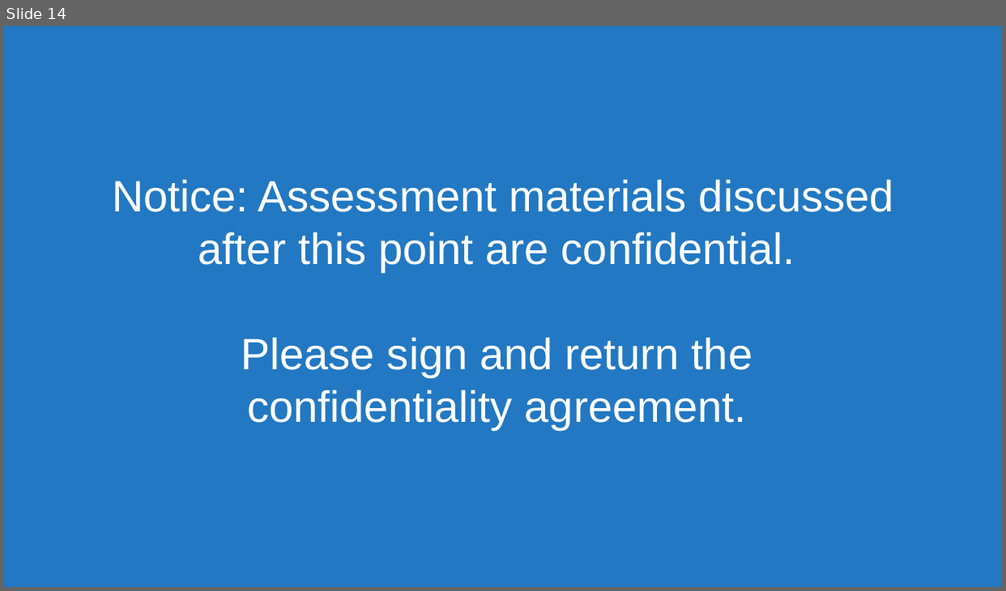
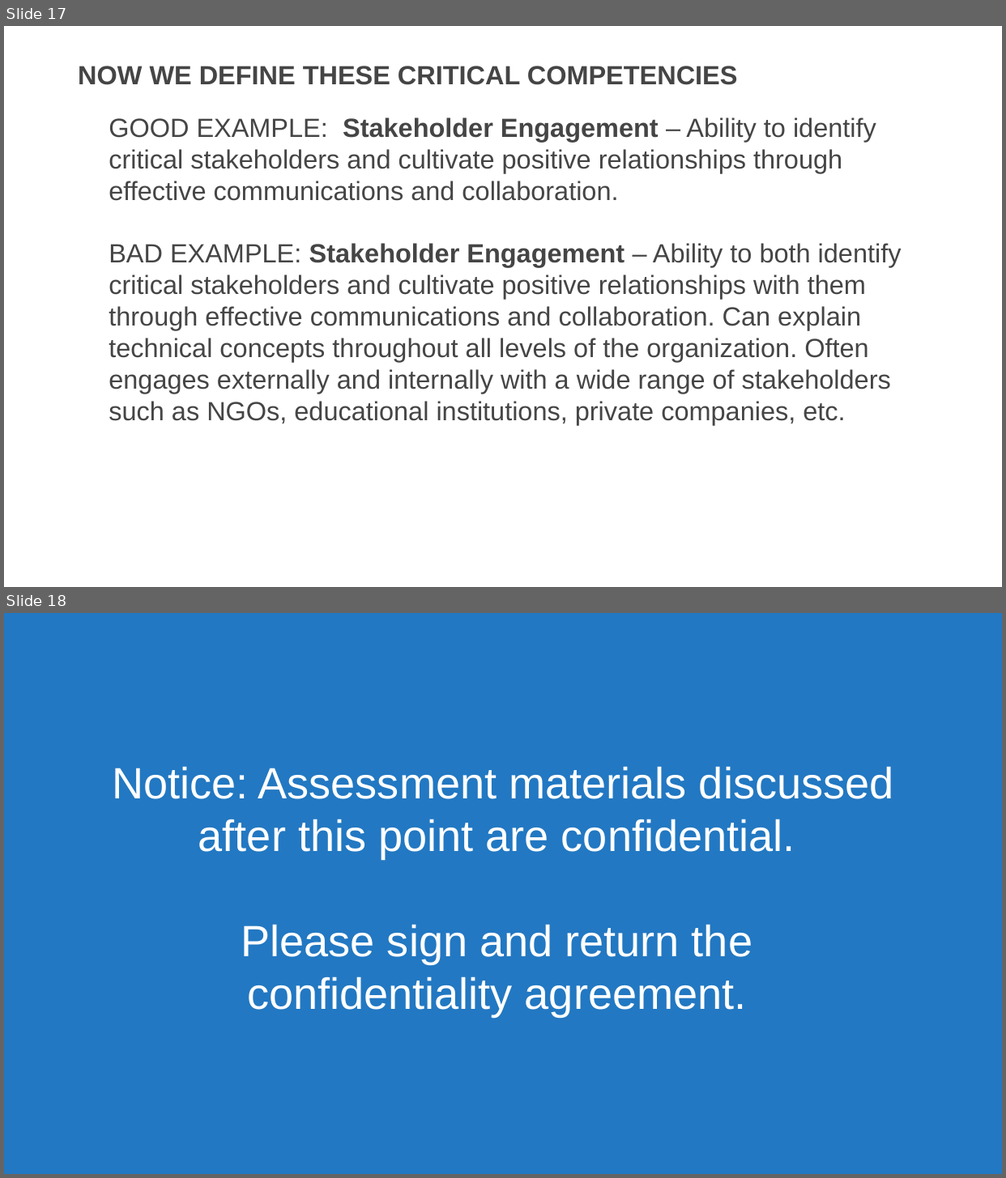
Before and after one commit to usds/SME-QA-Website, a slide deck: toolkit/job-analysis/job-analysis-presentation.pptx. Shown one above the other, each under a label of ours: slide 14 before the commit, slides 17 and 18 after it. The pictures are 1006x591 and 1006x1178 pixels, drawn with LibreOffice and Linux fonts; fonts in the diff are those of the drawing. Boxes give left, top, right and bottom in pixels: in the first picture for what was removed or moved away, otherwise in the second. Text is boxed around its words. In the diff, an @@ line names an element or a change of style, - is before the commit and + after.

```diff
--- a/toolkit/job-analysis/job-analysis-presentation.pptx
+++ b/toolkit/job-analysis/job-analysis-presentation.pptx
@@ slide 17 added at <box>4,26,1002,587</box>, background #FFFFFF @@
@@ title added at <box>78,66,738,85</box>, 36 pt, text #454545, bold @@
+NOW WE DEFINE THESE CRITICAL COMPETENCIES
@@ text added at <box>108,118,901,425</box>, 36 pt, text #454545 @@
+  GOOD EXAMPLE: Stakeholder Engagement – Ability to identify critical stakeholders and cultivate positive relationships through effective communications and collaboration.
+  BAD EXAMPLE: Stakeholder Engagement – Ability to both identify critical stakeholders and cultivate positive relationships with them through effective communications and collaboration. Can explain technical concepts throughout all levels of the organization. Often engages externally and internally with a wide range of stakeholders such as NGOs, educational institutions, private companies, etc.
@@ what was slide 14 is now slide 18 @@
```
Also in this commit, not shown: 6 slides changed, 13 other slides added.
